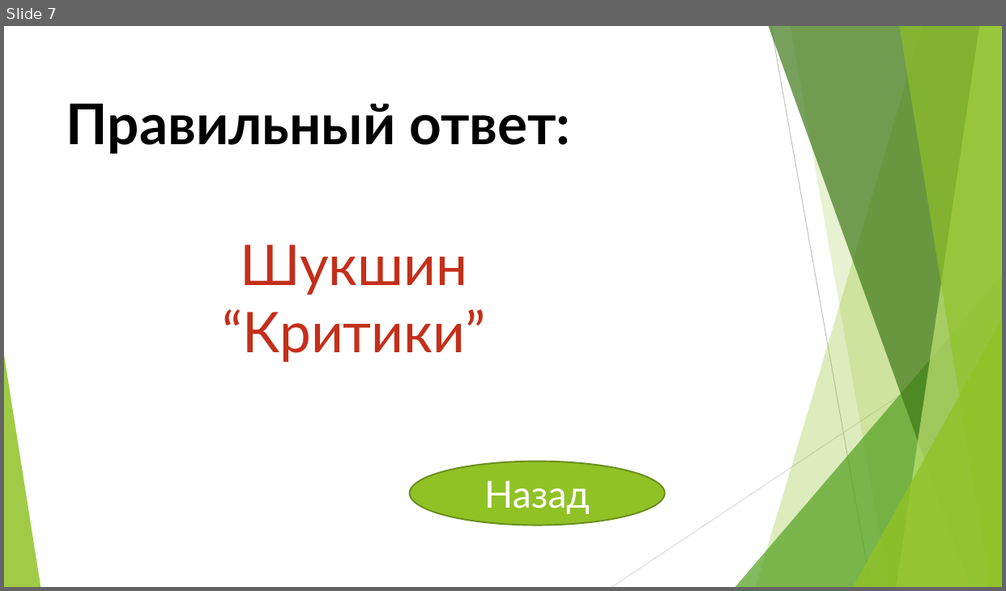
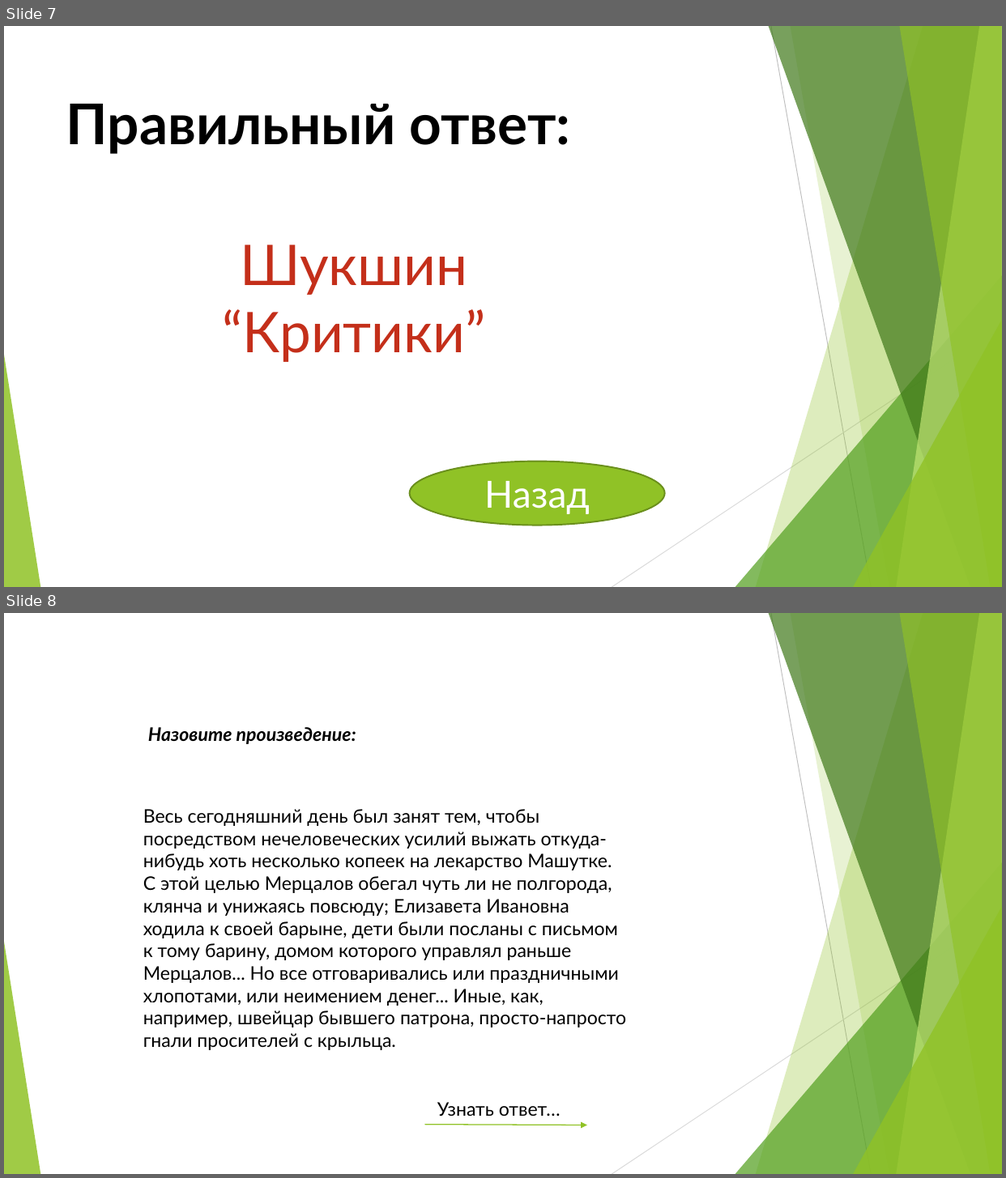
Before and after one commit to Yaric2010/ABOBA228, a slide deck: Презентация_ЯРИК_ЗЩЕЙНАБ_РЕНАТ_АМИРА.pptx. Shown one above the other, each under a label of ours: slide 7 before the commit, slides 7 and 8 after it. The pictures are 1006x591 and 1006x1178 pixels, drawn with LibreOffice and Linux fonts; fonts in the diff are those of the drawing. Boxes give left, top, right and bottom in pixels: in the first picture for what was removed or moved away, otherwise in the second. Text is boxed around its words. In the diff, an @@ line names an element or a change of style, - is before the commit and + after.

```diff
--- a/Презентация_ЯРИК_ЗЩЕЙНАБ_РЕНАТ_АМИРА.pptx
+++ b/Презентация_ЯРИК_ЗЩЕЙНАБ_РЕНАТ_АМИРА.pptx
@@ slide 8 added at bbox=[4, 613, 1002, 1174], background #FFFFFF; not listed: 10 template elements that a slide beside it also shows @@
@@ text added at bbox=[148, 727, 356, 744], 18 pt, text #000000, bold, italic @@
+Назовите произведение:
@@ text added at bbox=[143, 809, 626, 1050], 18 pt, text #000000 @@
+Весь сегодняшний день был занят тем, чтобы посредством нечеловеческих усилий выжать откуда-нибудь хоть несколько копеек на лекарство Машутке. С этой целью Мерцалов обегал чуть ли не полгорода, клянча и унижаясь повсюду; Елизавета Ивановна ходила к своей барыне, дети были посланы с письмом к тому барину, домом которого управлял раньше Мерцалов... Но все отговаривались или праздничными хлопотами, или неимением денег... Иные, как, например, швейцар бывшего патрона, просто-напросто гнали просителей с крыльца.
@@ text added at bbox=[437, 1102, 560, 1116], 18 pt, text #000000 @@
+Узнать ответ…
@@ arrow added from (425, 1125) to (587, 1126), #90C226 1 pt @@
```
Also in this commit, not shown: 2 slides changed, 24 other slides added.
